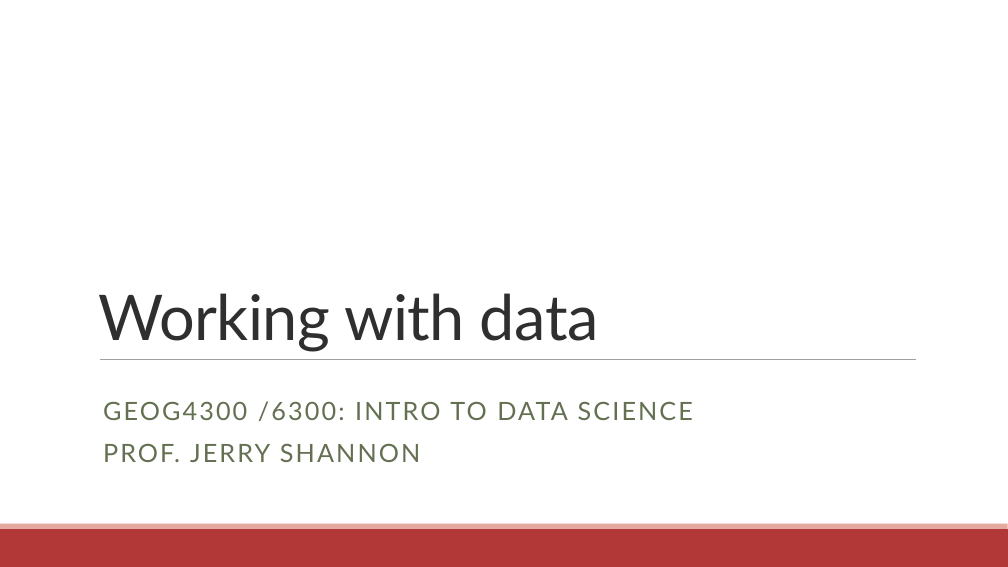
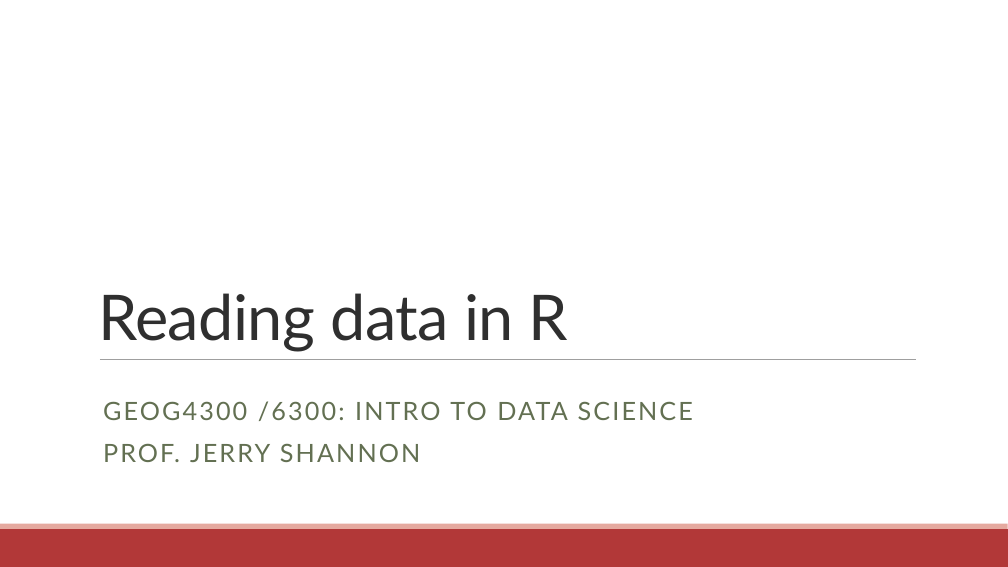
Before and after one commit to communitymaplab/geog4300_datascience, a slide deck: slide 1 of in_class_slides/geog4300_L05-readingdata.pptx. Drawn at 1008x567 pixels with LibreOffice and Linux fonts; fonts in the diff are those of the drawing. Boxes give left, top, right and bottom in pixels: in the first picture for what was removed or moved away, otherwise in the second. Text is boxed around its words. In the diff, an @@ line names an element or a change of style, - is before the commit and + after.

```diff
--- a/in_class_slides/geog4300_L05-readingdata.pptx
+++ b/in_class_slides/geog4300_L05-readingdata.pptx
@@ title at bbox=[98, 293, 568, 352]: text changed @@
-Working with data
+Reading data in R
```
Also in this commit, not shown: 1 other slide changed, 10 slides added, 1 slide removed, 8 other files.
